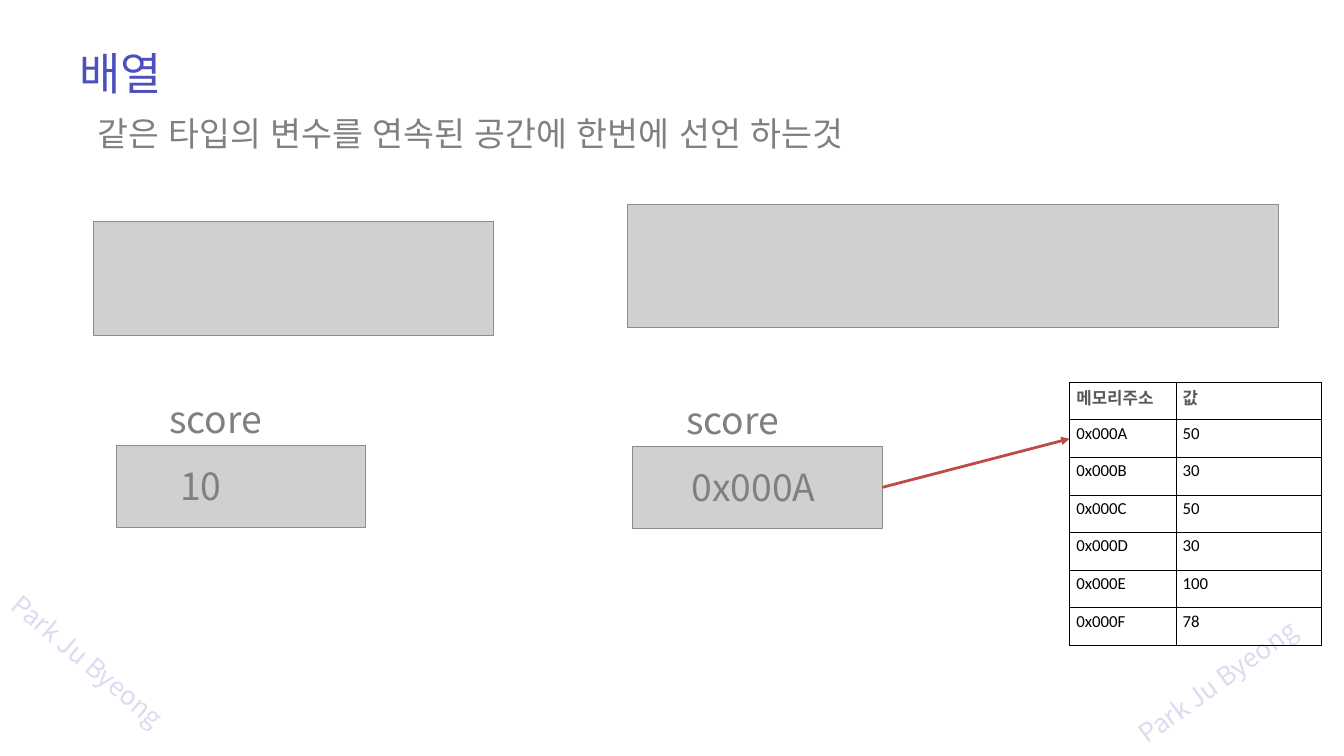
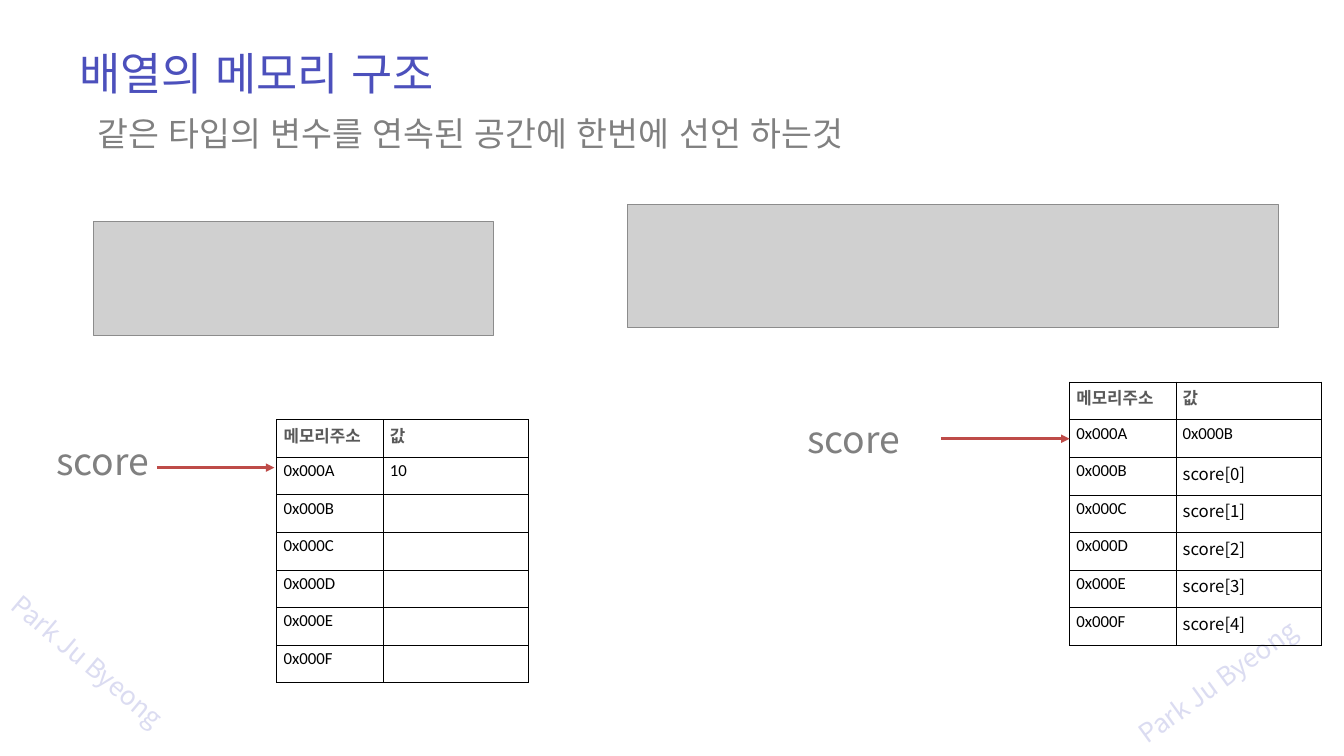
Before and after one commit to zest132/JavaLecture, a slide deck: slide 10 of JavaLecture/LectureFile/java 5강 배열.pptx (slide 7 before the commit). Drawn at 1344x756 pixels with LibreOffice and Linux fonts; fonts in the diff are those of the drawing; grey boxes stand for pictures. Boxes give left, top, right and bottom in pixels: in the first picture for what was removed or moved away, otherwise in the second. Text is boxed around its words. In the diff, an @@ line names an element or a change of style, - is before the commit and + after.

```diff
--- a/JavaLecture/LectureFile/java 5강 배열.pptx
+++ b/JavaLecture/LectureFile/java 5강 배열.pptx
@@ text at bbox=[79, 53, 434, 94]: text changed @@
-배열
+배열의 메모리 구조
@@ table at bbox=[1070, 382, 1322, 646] @@
-row 2, column 2: 50
+row 2, column 2: 0x000B
-row 3, column 2: 30
+row 3, column 2: score[0]
-row 4, column 2: 50
+row 4, column 2: score[1]
-row 5, column 2: 30
+row 5, column 2: score[2]
-row 6, column 2: 100
+row 6, column 2: score[3]
-row 7, column 2: 78
+row 7, column 2: score[4]
@@ table added at bbox=[277, 419, 529, 683], 7 rows, 2 columns @@
+메모리주소 | 값
+0x000A | 10
+0x000B | 
+0x000C | 
+0x000D | 
+0x000E | 
+0x000F | 
@@ text "score": place and size @@
-text "score" at bbox=[686, 413, 779, 435]
+text "score" at bbox=[807, 432, 900, 454]
@@ text "score": place and size @@
-text "score" at bbox=[169, 412, 262, 434]
+text "score" at bbox=[56, 454, 149, 476]
@@ picture removed at bbox=[116, 446, 366, 528] @@
@@ picture removed at bbox=[633, 446, 882, 528] @@
@@ arrow moved from (882, 487) - (1070, 439) to (941, 439) - (1070, 439) @@
@@ arrow added from (157, 468) to (274, 468), #BF4C48 3 pt @@
@@ text removed at bbox=[180, 472, 221, 500] @@
-10
@@ text removed at bbox=[692, 474, 816, 501] @@
-0x000A
```
Also in this commit, not shown: 6 other slides changed, 3 slides added, 3 other files.
